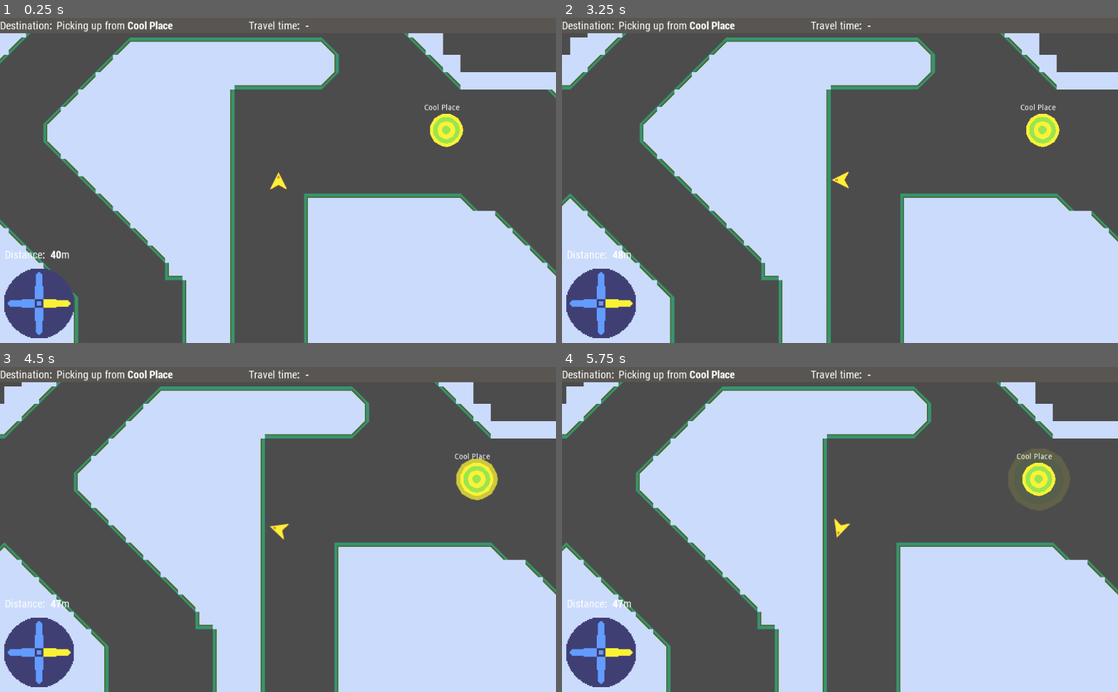
Above: before the commit, frames 1-4 (two rows, left to right).
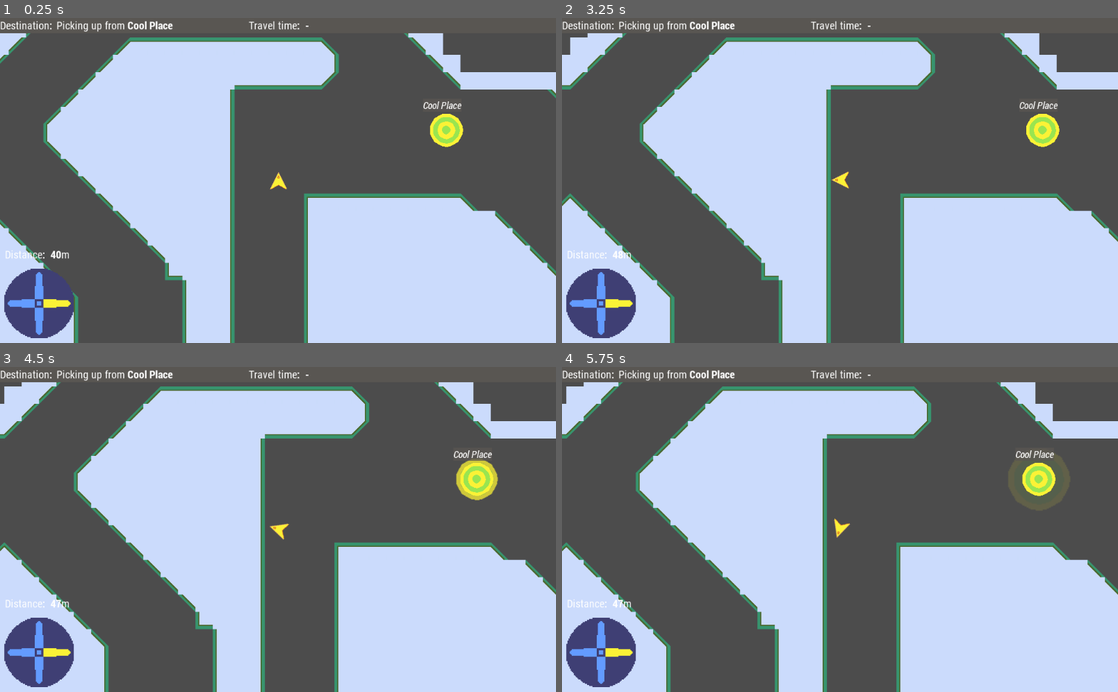
Above: after the commit, the same moments.

Repository: broquaint/comrade-cabbie
Game: Godot game, scene res://Root.tscn
The game is run twice, just before and just after one commit, with the same random seed, the same clock (stepped at 60 frames per second) and the same inputs.
Inputs:
- Up to frame 1 (0.25 s): no input
- Up to frame 2 (3.25 s): tap Enter at 0.5 s; hold Right (move_right) 0.53-1.28 s; hold Left (move_left) 1.28-2.03 s; hold Right (move_right) 2.03-2.78 s; hold Up (move_up) from 2.78 s (still down)
- Up to frame 3 (4.5 s): release Up (move_up) at 3.53 s; hold Left (move_left) from 3.53 s (still down)
- Up to frame 4 (5.75 s): keep holding Left (move_left)

The runs differ from the first frame. In frame 1, 0.1% of the frame differs, in the area x 76-83%, y 25-29%; in frame 2, 0.1%; in frame 3, 0.1%, in the area x 81-89%, y 25-29%; in frame 4, 0.1%.

Commit message:
Engooden point labels slightly

Diff:
--- a/Dropoff Point.tscn
+++ b/Dropoff Point.tscn
@@ -1,7 +1,8 @@
-[gd_scene load_steps=5 format=2]
+[gd_scene load_steps=6 format=2]
 
 [ext_resource path="res://assets/dropoff point.png" type="Texture" id=1]
 [ext_resource path="res://DropoffPoint.gd" type="Script" id=2]
+[ext_resource path="res://FontTheme.tres" type="Theme" id=3]
 
 [sub_resource type="Animation" id=1]
 resource_name = "Pulse"
@@ -60,6 +61,7 @@
 }
 
 [node name="Dropoff Point" type="Area2D" groups=["dropoff points"]]
+position = Vector2( -0.22934, -0.458679 )
 script = ExtResource( 2 )
 __meta__ = {
 "_edit_group_": true
@@ -79,8 +81,10 @@
 texture = ExtResource( 1 )
 
 [node name="Label" type="Label" parent="."]
-margin_left = -40.9678
-margin_top = -43.9581
-margin_right = 44.0322
-margin_bottom = -29.9581
-text = "Lorem ipsum"
+margin_left = -43.0
+margin_top = -56.0
+margin_right = 11.0
+margin_bottom = -32.0
+size_flags_horizontal = 11
+theme = ExtResource( 3 )
+text = "Foo Bar"
--- a/DropoffPoint.gd
+++ b/DropoffPoint.gd
@@ -6,3 +6,7 @@
 
 func _ready():
 	$Label.text = point_name
+	# Cribbed from: https://ask.godotengine.org/149058/changing-the-background-color-of-a-label
+	var sb = StyleBoxFlat.new()
+	sb.bg_color = Color("#c8595652")
+	$Label.add_stylebox_override("normal", sb)
--- a/FontTheme.tres
+++ b/FontTheme.tres
@@ -1,4 +1,11 @@
-[gd_resource type="Theme" load_steps=5 format=2]
+[gd_resource type="Theme" load_steps=7 format=2]
+
+[sub_resource type="DynamicFontData" id=5]
+font_path = "res://assets/robotocondensed-italic.ttf"
+
+[sub_resource type="DynamicFont" id=6]
+size = 18
+font_data = SubResource( 5 )
 
 [sub_resource type="DynamicFontData" id=3]
 font_path = "res://assets/robotocondensed-bold.ttf"
@@ -16,4 +23,5 @@
 
 [resource]
 default_font = SubResource( 2 )
+Label/fonts/font = SubResource( 6 )
 RichTextLabel/fonts/bold_font = SubResource( 4 )
--- a/Pickup Point.tscn
+++ b/Pickup Point.tscn
@@ -1,7 +1,8 @@
-[gd_scene load_steps=5 format=2]
+[gd_scene load_steps=6 format=2]
 
 [ext_resource path="res://PickupPoint.gd" type="Script" id=1]
 [ext_resource path="res://assets/pickup point.png" type="Texture" id=2]
+[ext_resource path="res://FontTheme.tres" type="Theme" id=3]
 
 [sub_resource type="Animation" id=1]
 resource_name = "Pulse"
@@ -61,9 +62,6 @@
 
 [node name="Pickup Point" type="Area2D" groups=["pickup points"]]
 script = ExtResource( 1 )
-__meta__ = {
-"_edit_group_": true
-}
 
 [node name="AnimationPlayer" type="AnimationPlayer" parent="."]
 anims/Pulse = SubResource( 1 )
@@ -71,16 +69,6 @@
 
 [node name="CollisionPolygon2D" type="CollisionPolygon2D" parent="."]
 polygon = PoolVector2Array( -8.3215, -29.6314, -21.3127, -22.8679, -29.5495, -8.33643, -29.7747, 7.64565, -21.2239, 22.2533, -3.83713, 30.5192, 3.28857, 30.7329, 19.749, 22.6809, 29.7962, 7.14684, 30.0812, -7.95966, 20.6753, -22.8524, 7.35022, -29.8356 )
-__meta__ = {
-"_edit_group_": true
-}
-
-[node name="Label" type="Label" parent="."]
-margin_left = -40.5844
-margin_top = -48.4113
-margin_right = 44.4156
-margin_bottom = -34.4113
-text = "Lorem ipsum"
 __meta__ = {
 "_edit_group_": true
 }
@@ -96,3 +84,14 @@
 __meta__ = {
 "_edit_group_": true
 }
+
+[node name="Label" type="Label" parent="."]
+margin_left = -43.0
+margin_top = -58.0
+margin_right = 12.0
+margin_bottom = -34.0
+theme = ExtResource( 3 )
+text = "Foo Bar"
+__meta__ = {
+"_edit_group_": true
+}
--- a/PickupPoint.gd
+++ b/PickupPoint.gd
@@ -4,6 +4,9 @@
 
 export var point_name : String
 
-# Called when the node enters the scene tree for the first time.
 func _ready():
 	$Label.text = point_name
+	# Cribbed from: https://ask.godotengine.org/149058/changing-the-background-color-of-a-label
+	var sb = StyleBoxFlat.new()
+	sb.bg_color = Color("#c8595652")
+	$Label.add_stylebox_override("normal", sb)
--- a/Player.gd
+++ b/Player.gd
@@ -115,7 +115,7 @@
 
 func dropoff_point_entered(_node, point):
 	# print('entered dropoff', point, ' current dropoff is ', current_dropoff)
-	if point == current_dropoff:
+	if point == current_dropoff and dropping_off():
 		# Not in use at the moment.
 		emit_signal('new_dropoff', point, calc_travel_time(), calc_travel_estimate(current_pickup, current_dropoff))
 		current_dropoff.get_node('AnimationPlayer').stop()
